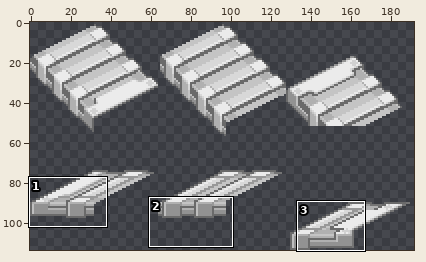
Sprite sheet, stored at server/assets/tiles/stairs/bullpoopstairscanfrackthemselves.png. The picture above shows the old version from afar; the outline marks the close-up.
Close-up. Before the edit:
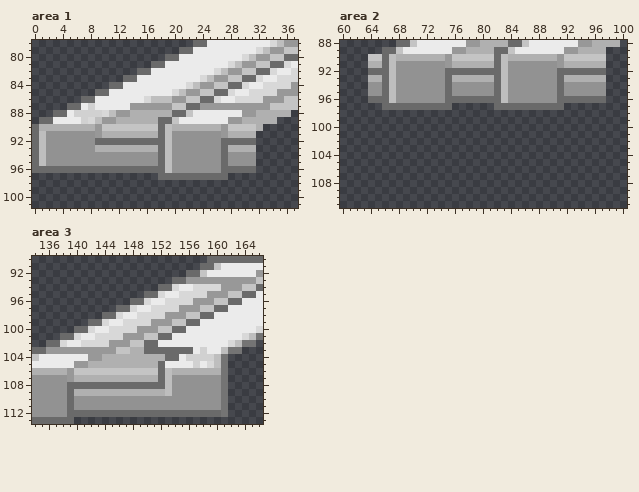
The file is 192x114 pixels. Colours within 5 levels of each other are drawn and written as one. Shown: area 1: x 0..37, y 78..101; area 2: x 60..100, y 88..111; area 3: x 134..166, y 90..113.
After the commit:
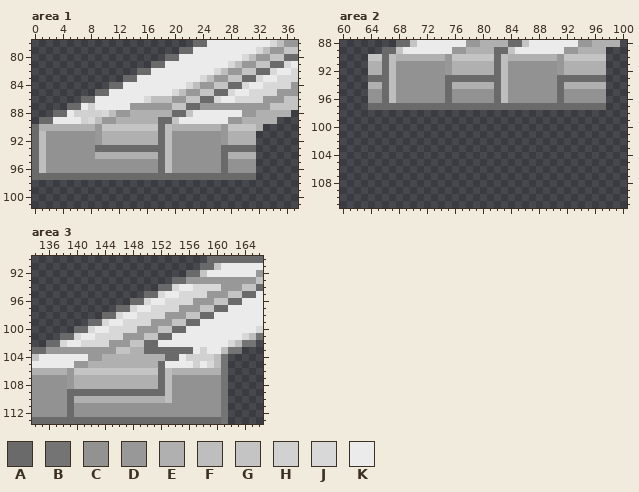
Palette (. is transparent): A #6a6a6a  B #747474  C #929292  D #989898  E #b0b0b0  F #bebebe  G #c4c4c4  H #d1d1d1  J #d8d8d8  K #ebebeb
The exact change:
Area 1:
Colour A is added in row 97 at x 0 to 17 and 28 to 31.
Colour A replaces colour E in row 93 at x 9 to 17 and 28 to 31.
Colour C replaces colour A in row 96 at x 2 to 17 and 28 to 31.
Colour D replaces colour A in row 92 at x 9 and 27.
Colour E replaces colour A in row 92 at x 10 to 17 and 28 to 31.
Colour E replaces colour C in row 94 at x 9 to 17 and 28 to 31.
Colour F replaces colour A in row 96 at x 1.
Area 2:
Colour A is added in row 97 at x 64 to 65, 76 to 81 and 92 to 97.
Colour A replaces colour E in row 93 at x 64 to 65, 76 to 81 and 92 to 97.
Colour C replaces colour A in row 96 at x 64 to 65, 76 to 81 and 92 to 97.
Colour D replaces colour A in row 92 at x 75 and 91.
Colour E replaces colour A in row 92 at x 64 to 65, 76 to 81 and 92 to 97.
Colour E replaces colour C in row 94 at x 64 to 65, 76 to 81 and 92 to 97.
Area 3:
Colour A is added in row 113 at x 140 to 160.
Colour A replaces colour E in row 109 at x 140 to 152.
Colour B is added in row 113 at x 161.
Colour C replaces colour A in row 112 at x 140 to 160.
Colour D replaces colour A in row 108 at x 139.
Colour E replaces colour A in row 108 at x 140 to 151.
Colour E replaces colour C in row 110 at x 140 to 152.
Colour F replaces colour C in row 110 at x 153.
Changed places in both close-ups, as pixel boxes (x1, y1, x2, y2):
changed: (32, 138, 158, 180)
changed: (221, 138, 256, 180)
changed: (368, 68, 382, 110)
changed: (445, 68, 494, 110)
changed: (557, 68, 606, 110)
changed: (67, 382, 228, 424)
